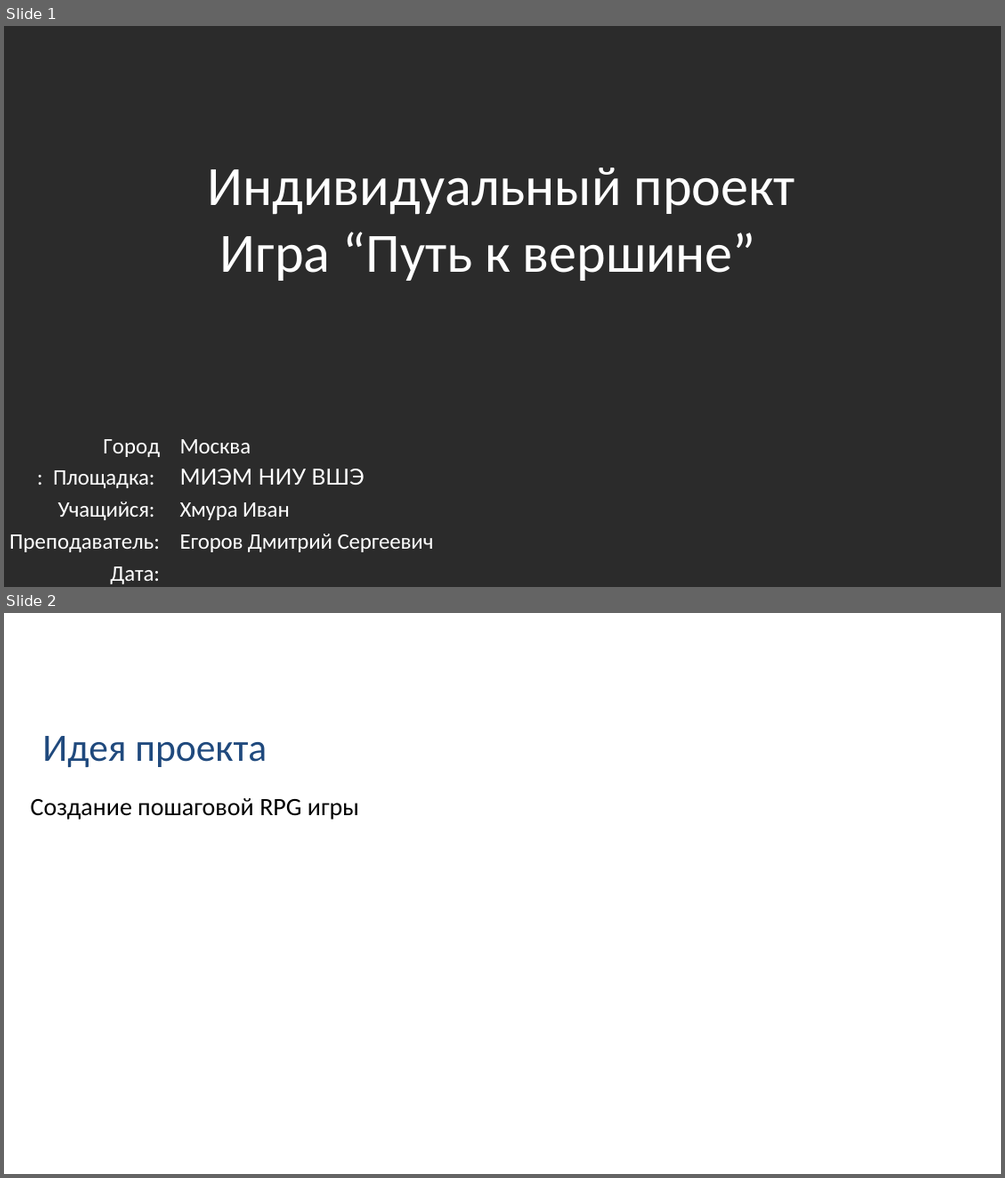
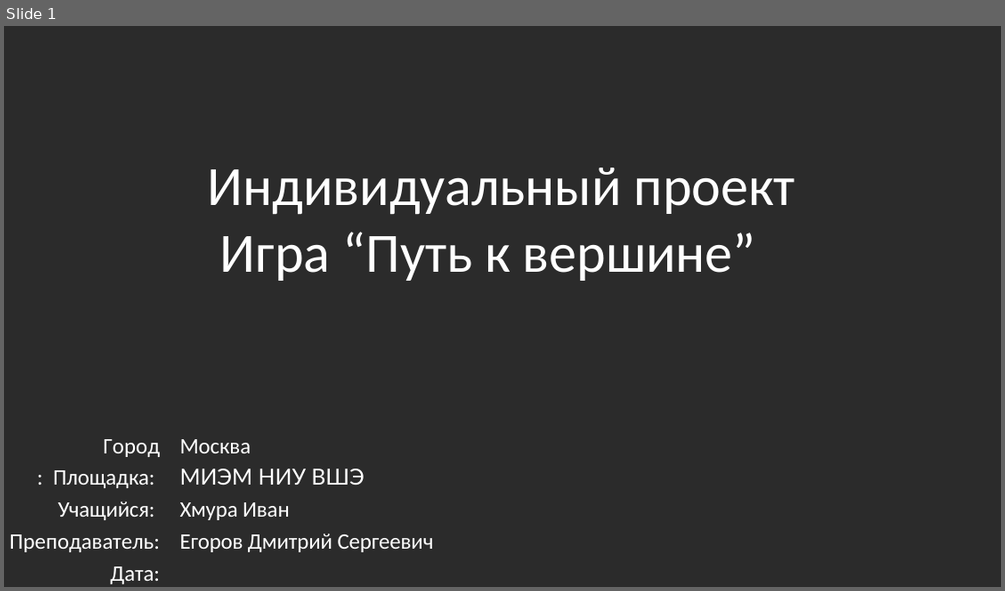
Before and after one commit to Vaneyk1973/FinalProject, a slide deck: Путь к вершине.pptx. Shown one above the other, each under a label of ours: slides 1 and 2 before the commit, slide 1 after it. The pictures are 1005x1178 and 1005x591 pixels, drawn with LibreOffice and Linux fonts; fonts in the diff are those of the drawing; background and template pictures are left out; a plain dark background stands for a picture behind light text. Boxes give left, top, right and bottom in pixels: in the first picture for what was removed or moved away, otherwise in the second. Text is boxed around its words. In the diff, an @@ line names an element or a change of style, - is before the commit and + after.

```diff
--- a/Путь к вершине.pptx
+++ b/Путь к вершине.pptx
@@ slide 2 removed at (x1=4, y1=613, x2=1001, y2=1174), background picture (left out) @@
@@ title removed at (x1=42, y1=736, x2=267, y2=767) @@
-Идея проекта
@@ text removed at (x1=31, y1=798, x2=359, y2=819) @@
-Создание пошаговой RPG игры
```
Also in this commit, not shown: 2 slides changed, 1 other slide removed, 2 other files.
